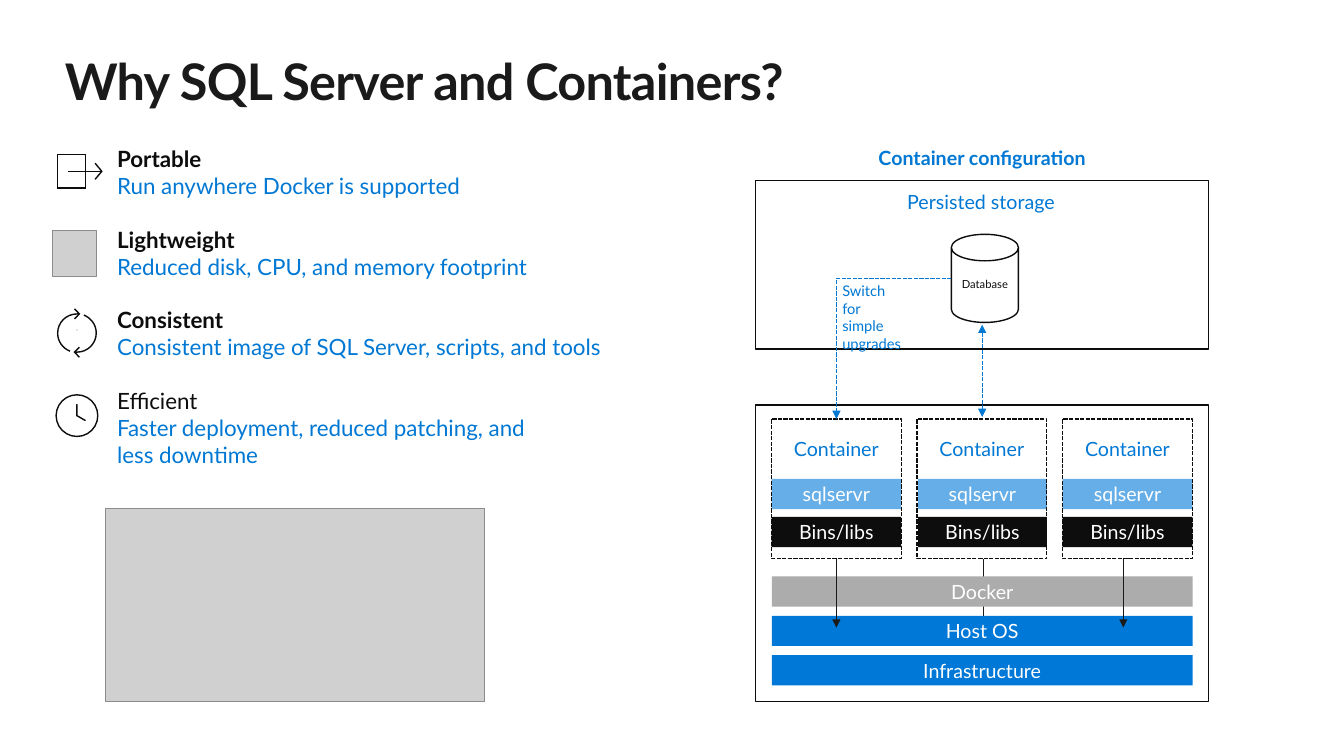
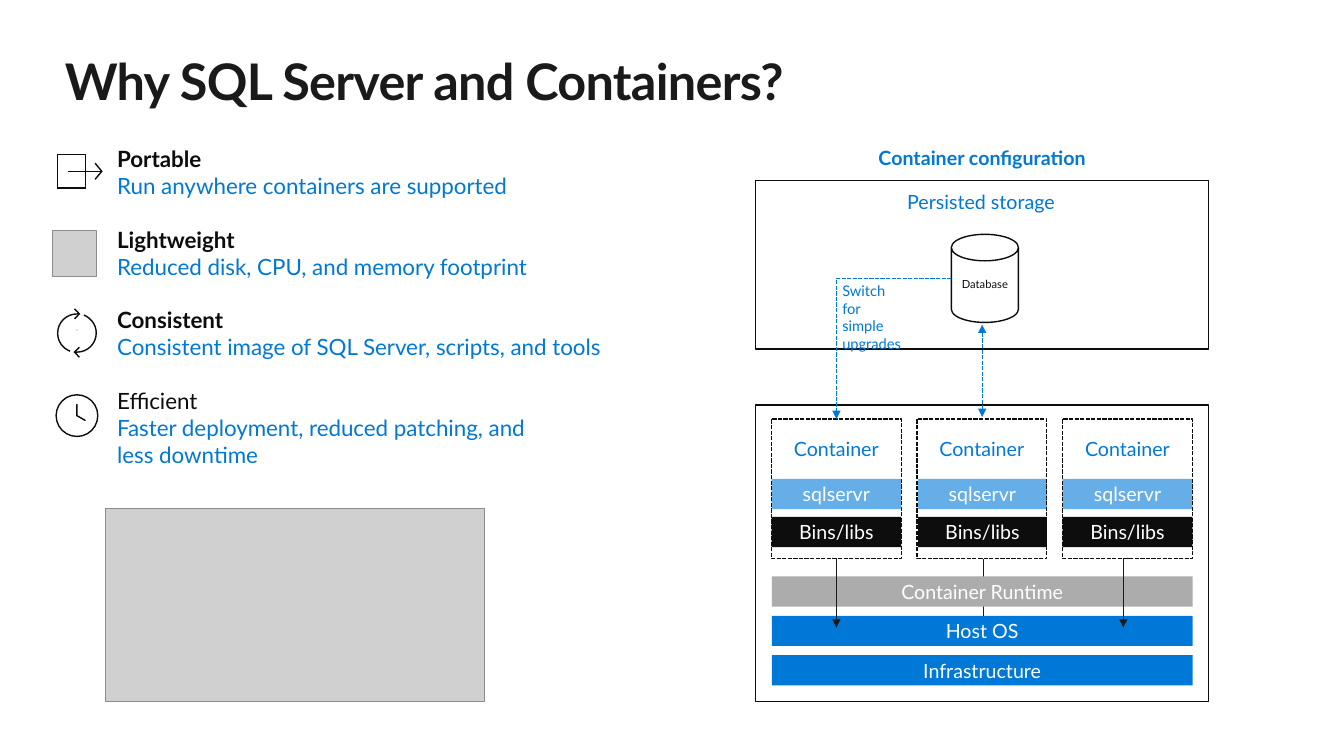
Before and after one commit to microsoft/sqlworkshops, a slide deck: slide 20 of SQLGroundToCloud/slides/SQL Server 2019 Modern Data Platform.pptx. Drawn at 1344x756 pixels with LibreOffice and Linux fonts; fonts in the diff are those of the drawing; grey boxes stand for pictures; background and template pictures are left out. Boxes give left, top, right and bottom in pixels: in the first picture for what was removed or moved away, otherwise in the second. Text is boxed around its words. In the diff, an @@ line names an element or a change of style, - is before the commit and + after.

Commit message:
Modified decks and markdown to refer to container runtime
Replaced icons and references to Docker to container runtime and general containers where appropriate

```diff
--- a/SQLGroundToCloud/slides/SQL Server 2019 Modern Data Platform.pptx
+++ b/SQLGroundToCloud/slides/SQL Server 2019 Modern Data Platform.pptx
@@ text at bbox=[117, 177, 507, 198]: text changed @@
-Run anywhere Docker is supported
+Run anywhere containers are supported
@@ text in rectangle at bbox=[901, 585, 1063, 599]: text changed @@
-Docker
+Container Runtime
```
Also in this commit, not shown: 3 other slides changed, 2 other files.
